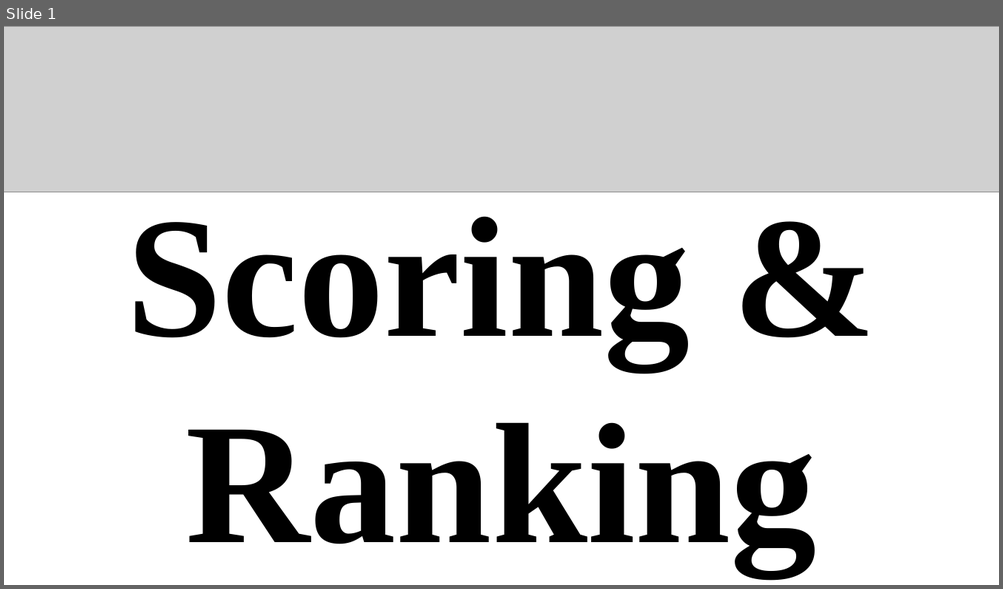
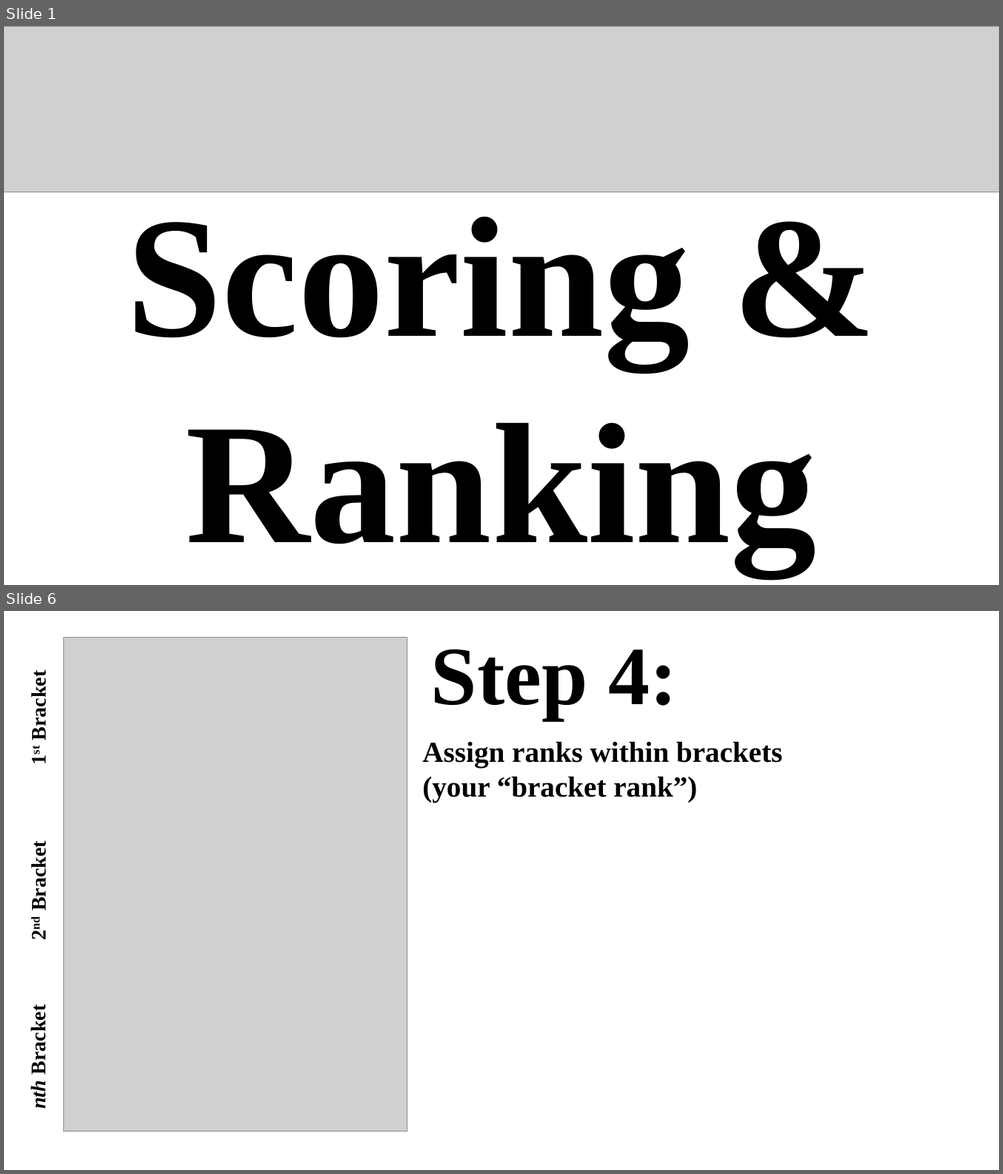
Before and after one commit to gothic-hedge-society/fintech.trading.competition, a slide deck: inst/thumbnails and templates/scoring_and_ranking.pptx. Shown one above the other, each under a label of ours: slide 1 before the commit, slides 1 and 6 after it; the slides between them are not shown. The pictures are 1003x589 and 1003x1174 pixels, drawn with LibreOffice and Linux fonts; fonts in the diff are those of the drawing; grey boxes stand for pictures. Boxes give left, top, right and bottom in pixels: in the first picture for what was removed or moved away, otherwise in the second. Text is boxed around its words. In the diff, an @@ line names an element or a change of style, - is before the commit and + after.

```diff
--- a/inst/thumbnails and templates/scoring_and_ranking.pptx
+++ b/inst/thumbnails and templates/scoring_and_ranking.pptx
@@ slide 6 added at (x1=4, y1=611, x2=999, y2=1170), background #FFFFFF @@
@@ picture added at (x1=64, y1=637, x2=407, y2=1132) @@
@@ text added at (x1=431, y1=649, x2=677, y2=720), 80 pt, text #000000, bold @@
+Step 4:
@@ text added at (x1=28, y1=678, x2=51, y2=738), 20 pt, text #000000, bold @@
+1st Bracket
@@ text added at (x1=422, y1=741, x2=782, y2=803), 28 pt, text #000000, bold @@
+Assign ranks within brackets
+(your “bracket rank”)
@@ text added at (x1=28, y1=848, x2=51, y2=909), 20 pt, text #000000, bold @@
+2nd Bracket
@@ text added at (x1=27, y1=1012, x2=50, y2=1109), 20 pt, text #000000, bold @@
+nth Bracket
```
Also in this commit, not shown: 1 slide changed, 5 other slides added, 2 other files.
